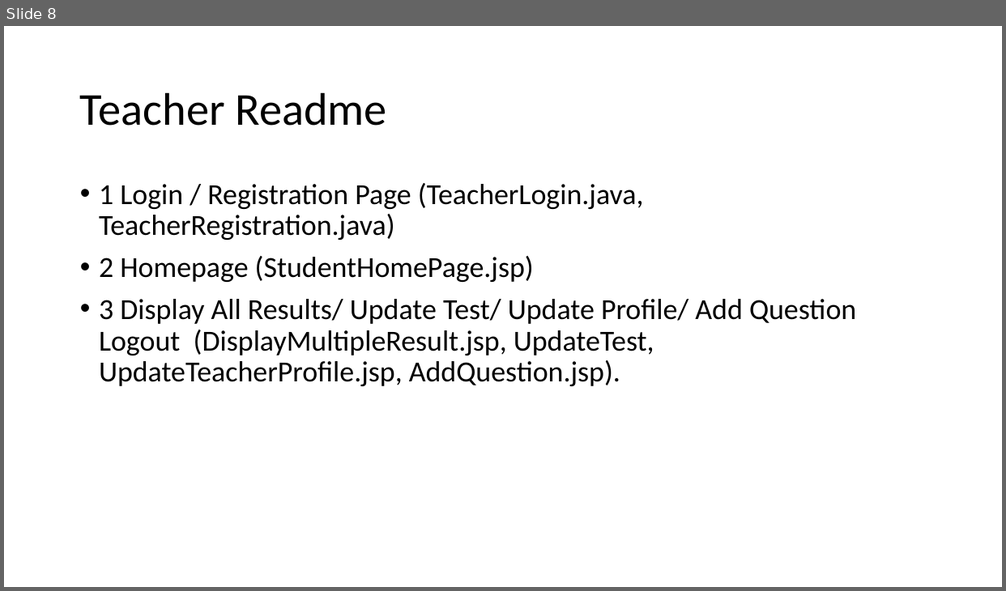
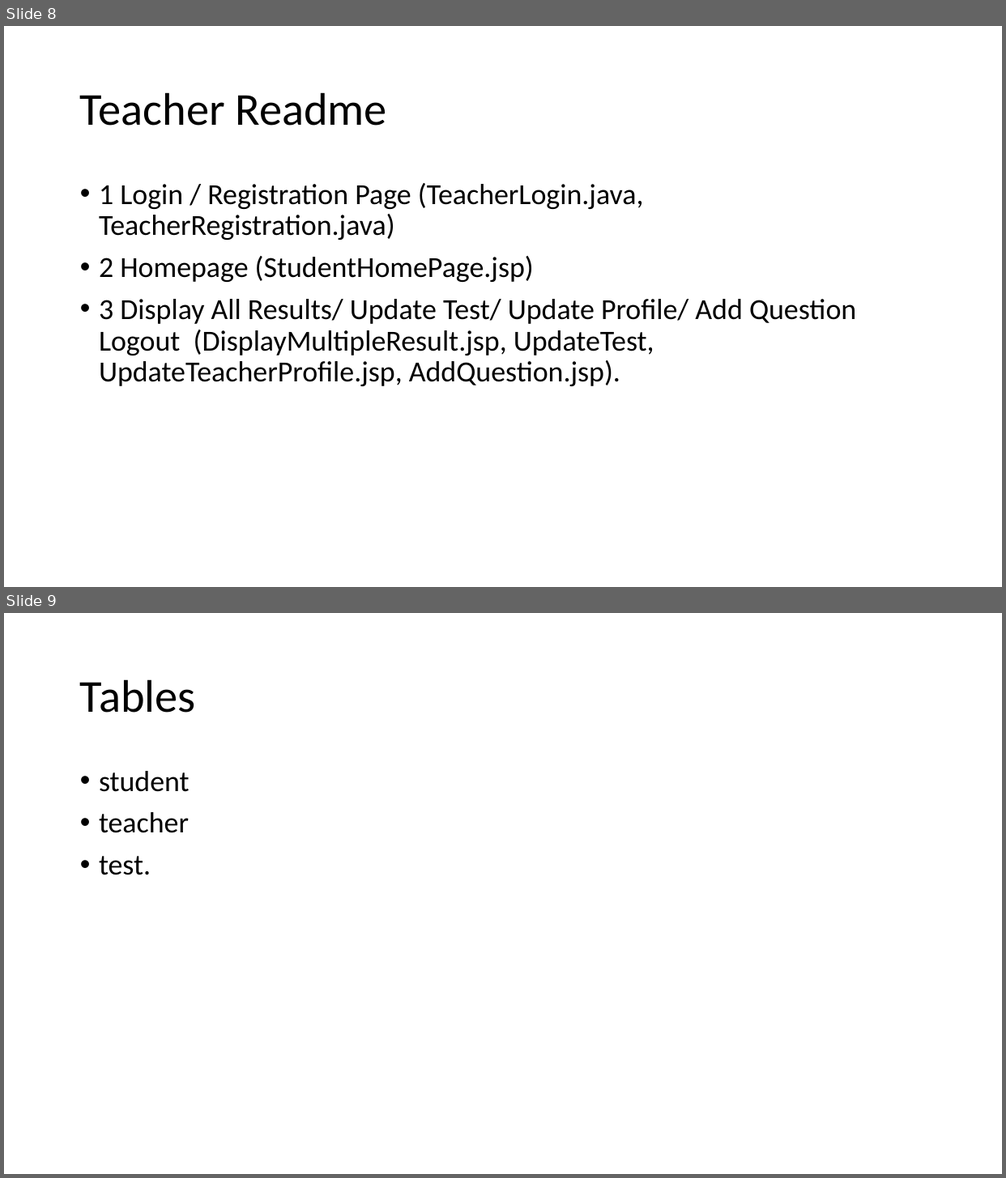
Before and after one commit to solankikrushna98/vwitsproject, a slide deck: Assignment.pptx. Shown one above the other, each under a label of ours: slide 8 before the commit, slides 8 and 9 after it. The pictures are 1006x591 and 1006x1178 pixels, drawn with LibreOffice and Linux fonts; fonts in the diff are those of the drawing. Boxes give left, top, right and bottom in pixels: in the first picture for what was removed or moved away, otherwise in the second. Text is boxed around its words. In the diff, an @@ line names an element or a change of style, - is before the commit and + after.

```diff
--- a/Assignment.pptx
+++ b/Assignment.pptx
@@ slide 9 added at (x1=4, y1=613, x2=1002, y2=1174), background #FFFFFF @@
@@ title added at (x1=80, y1=679, x2=196, y2=713), 44 pt, text #000000 @@
+Tables
@@ text added at (x1=99, y1=771, x2=189, y2=875), 28 pt, text #000000 @@
+• student
+• teacher
+• test.
```
Also in this commit, not shown: 3 other slides added.
